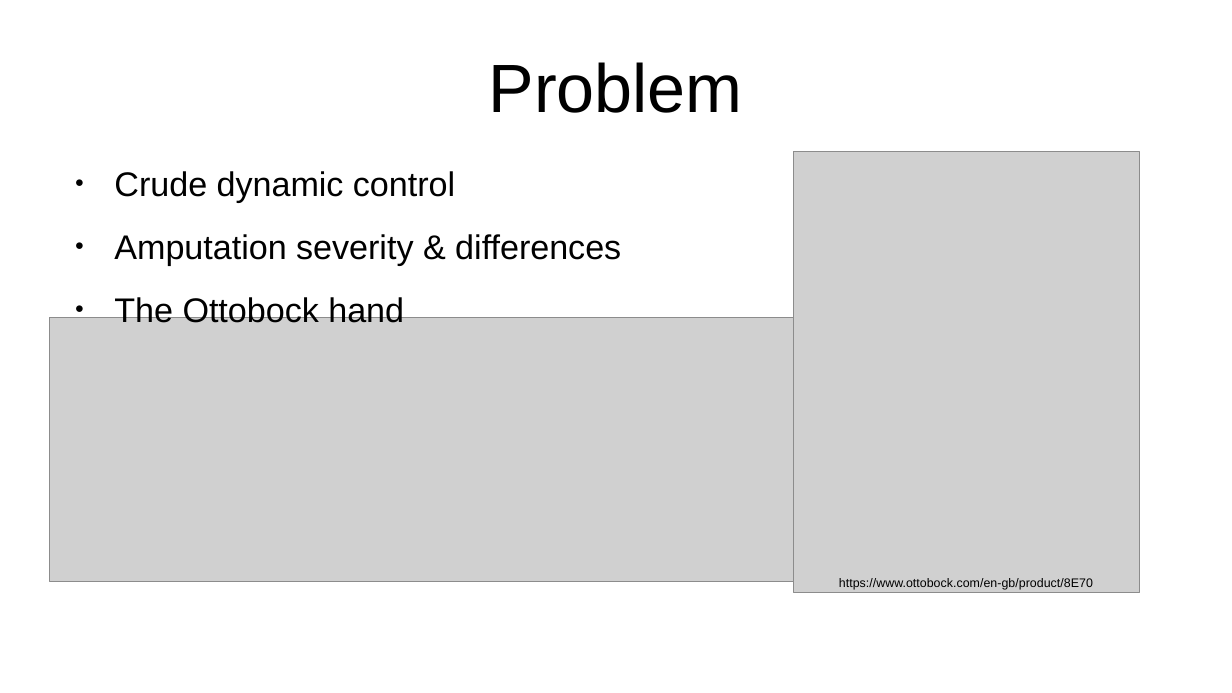
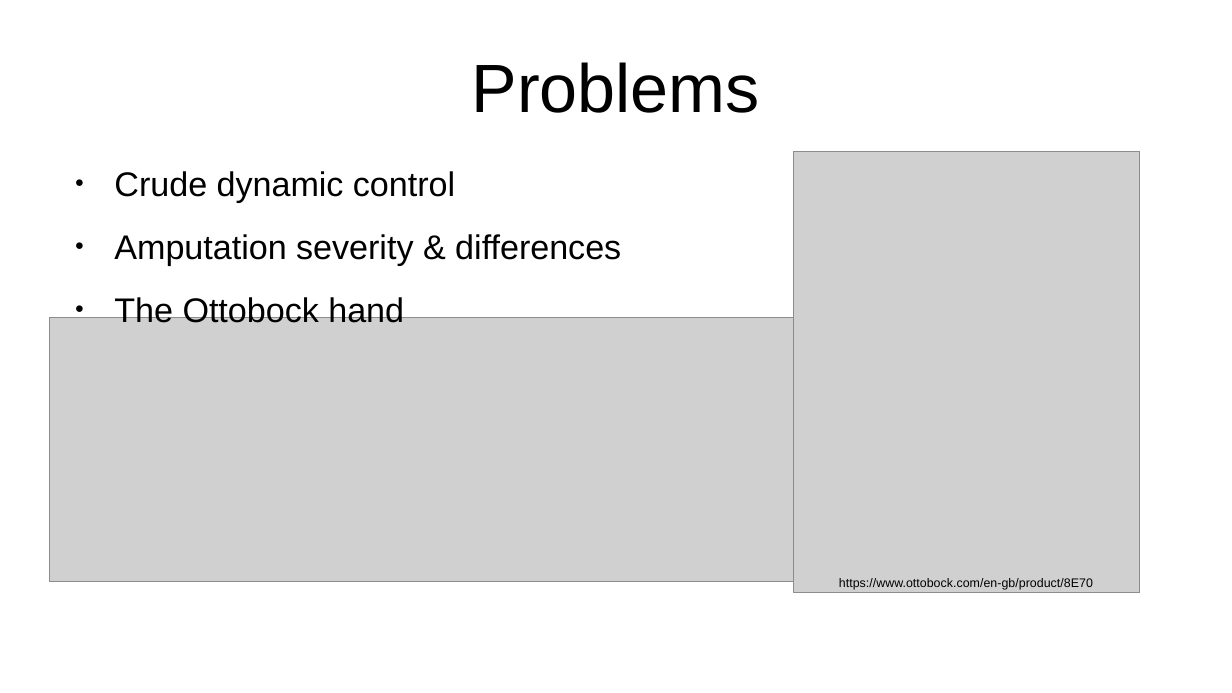
Before and after one commit to thom9258/masters-thesis, a slide deck: slide 4 of presentation/Presentation.odp. Drawn at 1232x693 pixels with LibreOffice and Linux fonts; fonts in the diff are those of the drawing; grey boxes stand for pictures. Boxes give left, top, right and bottom in pixels: in the first picture for what was removed or moved away, otherwise in the second. Text is boxed around its words. In the diff, an @@ line names an element or a change of style, - is before the commit and + after.

```diff
--- a/presentation/Presentation.odp
+++ b/presentation/Presentation.odp
@@ title at <box>472,62,760,113</box>: text changed @@
-Problem
+Problems
```
Also in this commit, not shown: 3 other slides changed, 1 other file.
